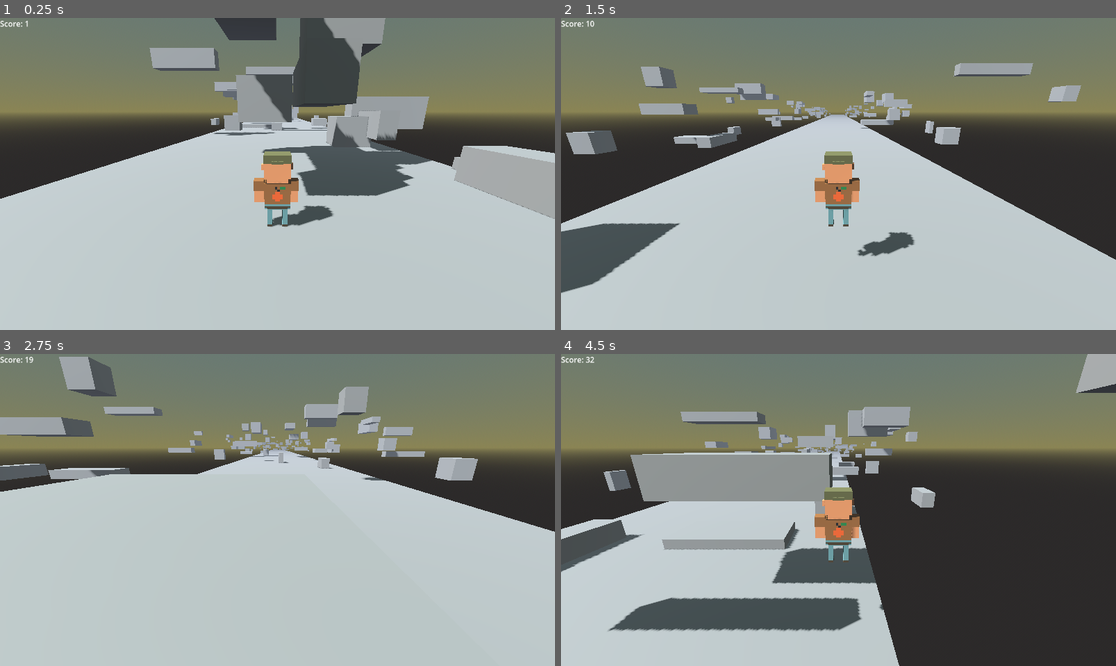
Above: before the commit, frames 1-4 (two rows, left to right).
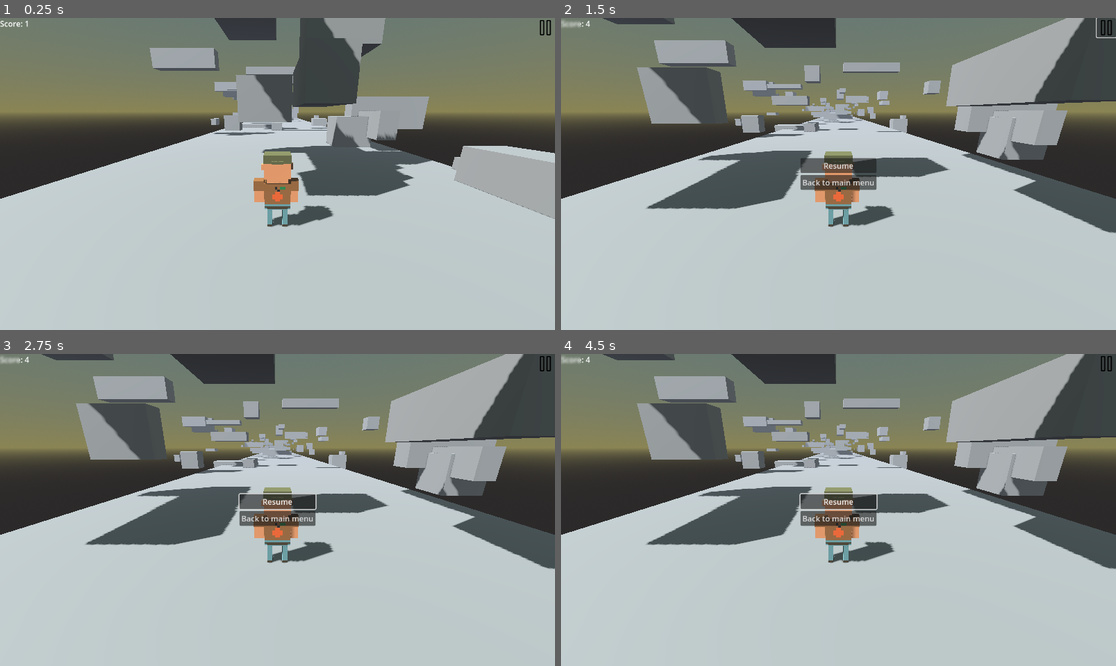
Above: after the commit, the same moments.

Repository: g-h-o-s-t-studio/across-the-roads
Game: Godot game, scene res://Scenes/Main.tscn
Two runs of this game, one before a commit and one after it. Both use one fixed random seed, a clock stepped at 60 frames per second and the inputs below.
Inputs (mouse positions are in pixels of both pictures, inside the frame that each line leads up to):
- Up to frame 1 (0.25 s): no input
- Up to frame 2 (1.5 s): click (1104, 27) at 0.52 s; tap Enter (ui_accept) at 1.25 s; hold Right (ui_right) from 1.28 s (still down)
- Up to frame 3 (2.75 s): tap Enter (ui_accept) at 1.52, 2.27 s; release Right (ui_right) at 2.03 s; hold Left (ui_left) from 2.03 s (still down)
- Up to frame 4 (4.5 s): release Left (ui_left) at 2.78 s; hold Right (ui_right) 2.78-4.28 s; tap Enter (ui_accept) at 3.77 s; hold Left (ui_left) from 4.28 s (still down)

The runs differ from the first frame. In frame 1, less than 0.1% of the frame differs, in the area x 97-100%, y 0-6%; in frame 2, 34%; in frame 3, 32%; in frame 4, 58%, in the area x 0-100%, y 0-100%.

Commit message:
Add pause menu

Diff:
--- /dev/null
+++ b/Media/Icons/PauseIcon.svg
@@ -0,0 +1,49 @@
+<?xml version="1.0" encoding="iso-8859-1"?>
+<!-- Generator: Adobe Illustrator 16.0.0, SVG Export Plug-In . SVG Version: 6.00 Build 0)  -->
+<!DOCTYPE svg PUBLIC "-//W3C//DTD SVG 1.1//EN" "http://www.w3.org/Graphics/SVG/1.1/DTD/svg11.dtd">
+<svg version="1.1" id="Capa_1" xmlns="http://www.w3.org/2000/svg" xmlns:xlink="http://www.w3.org/1999/xlink" x="0px" y="0px"
+	 width="792px" height="792px" viewBox="0 0 792 792" style="enable-background:new 0 0 792 792;" xml:space="preserve">
+<g>
+	<g id="_x38__6_">
+		<g>
+			<path d="M282.856,0H169.714c-31.228,0-56.571,25.344-56.571,56.571v678.857c0,31.228,25.344,56.571,56.571,56.571h113.143
+				c31.256,0,56.572-25.315,56.572-56.571V56.571C339.428,25.344,314.112,0,282.856,0z M282.856,707.143
+				c0,15.614-12.672,28.286-28.286,28.286H198c-15.614,0-28.286-12.672-28.286-28.286V84.857c0-15.614,12.672-28.286,28.286-28.286
+				h56.571c15.614,0,28.286,12.672,28.286,28.286V707.143z M622.285,0H509.143c-31.256,0-56.572,25.344-56.572,56.571v678.857
+				c0,31.228,25.316,56.571,56.572,56.571h113.143c31.256,0,56.572-25.315,56.572-56.571V56.571C678.857,25.344,653.541,0,622.285,0
+				z M622.285,707.143c0,15.614-12.672,28.286-28.285,28.286h-56.572c-15.613,0-28.285-12.672-28.285-28.286V84.857
+				c0-15.614,12.672-28.286,28.285-28.286H594c15.613,0,28.285,12.672,28.285,28.286V707.143z"/>
+		</g>
+	</g>
+</g>
+<g>
+</g>
+<g>
+</g>
+<g>
+</g>
+<g>
+</g>
+<g>
+</g>
+<g>
+</g>
+<g>
+</g>
+<g>
+</g>
+<g>
+</g>
+<g>
+</g>
+<g>
+</g>
+<g>
+</g>
+<g>
+</g>
+<g>
+</g>
+<g>
+</g>
+</svg>
--- a/Scenes/UserInterface/GameUI.tscn
+++ b/Scenes/UserInterface/GameUI.tscn
@@ -1,6 +1,7 @@
-[gd_scene load_steps=2 format=3 uid="uid://bq5f18ia6u7ff"]
+[gd_scene load_steps=3 format=3 uid="uid://bq5f18ia6u7ff"]
 
-[ext_resource type="Script" path="res://Scripts/GameUI.gd" id="1_gv6ra"]
+[ext_resource type="Script" path="res://Scripts/UI/GameUI.gd" id="1_gv6ra"]
+[ext_resource type="Texture2D" uid="uid://bxy0bn21dani3" path="res://Media/Icons/PauseIcon.png" id="2_7jxb1"]
 
 [node name="GameUI" type="Control"]
 layout_mode = 3
@@ -15,3 +16,16 @@
 layout_mode = 0
 offset_right = 40.0
 offset_bottom = 23.0
+
+[node name="Pause" type="Button" parent="."]
+layout_mode = 1
+anchors_preset = 1
+anchor_left = 1.0
+anchor_right = 1.0
+offset_left = -8.0
+offset_bottom = 8.0
+grow_horizontal = 0
+icon = ExtResource("2_7jxb1")
+flat = true
+
+[connection signal="pressed" from="Pause" to="." method="_on_pause_pressed"]
--- /dev/null
+++ b/Scenes/UserInterface/PauseMenu.tscn
@@ -0,0 +1,51 @@
+[gd_scene load_steps=4 format=3 uid="uid://blexwaxgj4pqp"]
+
+[ext_resource type="Script" path="res://Scripts/UI/PauseMenu.gd" id="1_7kysb"]
+[ext_resource type="Shader" path="res://Shaders/Blur.gdshader" id="2_pta4f"]
+
+[sub_resource type="ShaderMaterial" id="ShaderMaterial_atq8i"]
+shader = ExtResource("2_pta4f")
+shader_parameter/lod = 1.0
+
+[node name="PauseMenu" type="Control"]
+layout_mode = 3
+anchors_preset = 15
+anchor_right = 1.0
+anchor_bottom = 1.0
+grow_horizontal = 2
+grow_vertical = 2
+script = ExtResource("1_7kysb")
+
+[node name="Blur" type="ColorRect" parent="."]
+material = SubResource("ShaderMaterial_atq8i")
+layout_mode = 0
+offset_right = 40.0
+offset_bottom = 40.0
+
+[node name="MarginContainer" type="MarginContainer" parent="."]
+layout_mode = 1
+anchors_preset = 8
+anchor_left = 0.5
+anchor_top = 0.5
+anchor_right = 0.5
+anchor_bottom = 0.5
+offset_left = -79.0
+offset_top = -33.0
+offset_right = 79.0
+offset_bottom = 33.0
+grow_horizontal = 2
+grow_vertical = 2
+
+[node name="VBoxContainer" type="VBoxContainer" parent="MarginContainer"]
+layout_mode = 2
+
+[node name="Resume" type="Button" parent="MarginContainer/VBoxContainer"]
+layout_mode = 2
+text = "Resume"
+
+[node name="BackToMain" type="Button" parent="MarginContainer/VBoxContainer"]
+layout_mode = 2
+text = "Back to main menu"
+
+[connection signal="pressed" from="MarginContainer/VBoxContainer/Resume" to="." method="_on_resume_pressed"]
+[connection signal="pressed" from="MarginContainer/VBoxContainer/BackToMain" to="." method="_on_back_to_main_pressed"]
--- a/Scripts/GameUI.gd
+++ /dev/null
@@ -1,10 +0,0 @@
-extends Control
-
-@onready var score = $Score
-
-
-func _process(_delta: float) -> void:
-	update_score_label()
-
-func update_score_label() -> void:
-	score.text = "Score: " + str(ScoreManager.score)
--- /dev/null
+++ b/Scripts/Singletons/DataManager.gd
@@ -0,0 +1,38 @@
+extends Node
+
+
+const SAVE_PATH: String = "user://save_game.dat"
+
+@onready var score: int = 0: set = _set_score, get = _get_score
+@onready var coins: int = 0: set = _set_coins, get = _get_coins
+
+
+func _set_score(value: int) -> void:
+	score = value
+	save_data()
+
+
+func _get_score() -> int:
+	return score
+
+
+func _set_coins(value: int) -> void:
+	coins = value
+	save_data()
+
+
+func _get_coins() -> int:
+	return coins
+
+
+func save_data():
+	var file = FileAccess.open(SAVE_PATH, FileAccess.WRITE)
+	file.store_32(coins)
+	file.store_32(score)
+
+
+func load_data():
+	if FileAccess.file_exists(SAVE_PATH):
+		var file = FileAccess.open(SAVE_PATH, FileAccess.READ)
+		coins = file.get_32()
+		score = file.get_32()
--- a/Scripts/Singletons/ScoreManager.gd
+++ b/Scripts/Singletons/ScoreManager.gd
@@ -1,12 +1,3 @@
 extends Node
 
-
-@onready var score: int = 0
-@onready var coins: int = 0
-
-
-func save_data() -> void:
-	var file = FileAccess.open("user://save_game.dat", FileAccess.WRITE)
-	file.store_var(coins)
-	file.store_var(score)
-	file.close()
+var score: int = 0
--- /dev/null
+++ b/Scripts/UI/GameUI.gd
@@ -0,0 +1,38 @@
+extends Control
+
+const PAUSE_MENU: PackedScene = preload(
+	"res://Scenes/UserInterface/PauseMenu.tscn"
+)
+
+var is_paused: bool = false
+@onready var score = $Score
+
+
+func _process(_delta: float) -> void:
+	update_score_label()
+
+
+func update_score_label() -> void:
+	score.text = "Score: " + str(ScoreManager.score)
+
+
+func pause_game() -> void:
+	is_paused = true
+	get_tree().paused = true
+	var menu_instance = PAUSE_MENU.instantiate()
+	add_child(menu_instance)
+
+
+func resume_game() -> void:
+	is_paused = false
+	get_tree().paused = false
+	var menu_instance = get_node("PauseMenu")
+	if menu_instance != null:
+		menu_instance.queue_free()
+
+#func toggle_pause() -> void:
+	#pause_game() if is_paused else resume_game()
+
+
+func _on_pause_pressed():
+	pause_game()
--- /dev/null
+++ b/Scripts/UI/PauseMenu.gd
@@ -0,0 +1,10 @@
+extends Control
+
+
+func _on_resume_pressed():
+	get_tree().paused = false
+	queue_free()
+
+
+func _on_back_to_main_pressed():
+	pass # Replace with function body.
--- /dev/null
+++ b/Shaders/Blur.gdshader
@@ -0,0 +1,8 @@
+shader_type canvas_item;
+
+uniform sampler2D screen_texture: hint_screen_texture, filter_linear_mipmap;
+uniform float lod: hint_range(0.0, 5.0);
+
+void fragment() {
+	COLOR = texture(screen_texture, SCREEN_UV, lod);
+}
--- a/project.godot
+++ b/project.godot
@@ -18,6 +18,7 @@
 
 [autoload]
 
+DataManager="*res://Scripts/Singletons/DataManager.gd"
 ScoreManager="*res://Scripts/Singletons/ScoreManager.gd"
 
 [debug]
Binary file added: Media/Icons/PauseIcon.png
Not shown, added: Media/Icons/PauseIcon.png.import
Not shown, added: Media/Icons/PauseIcon.svg.import
